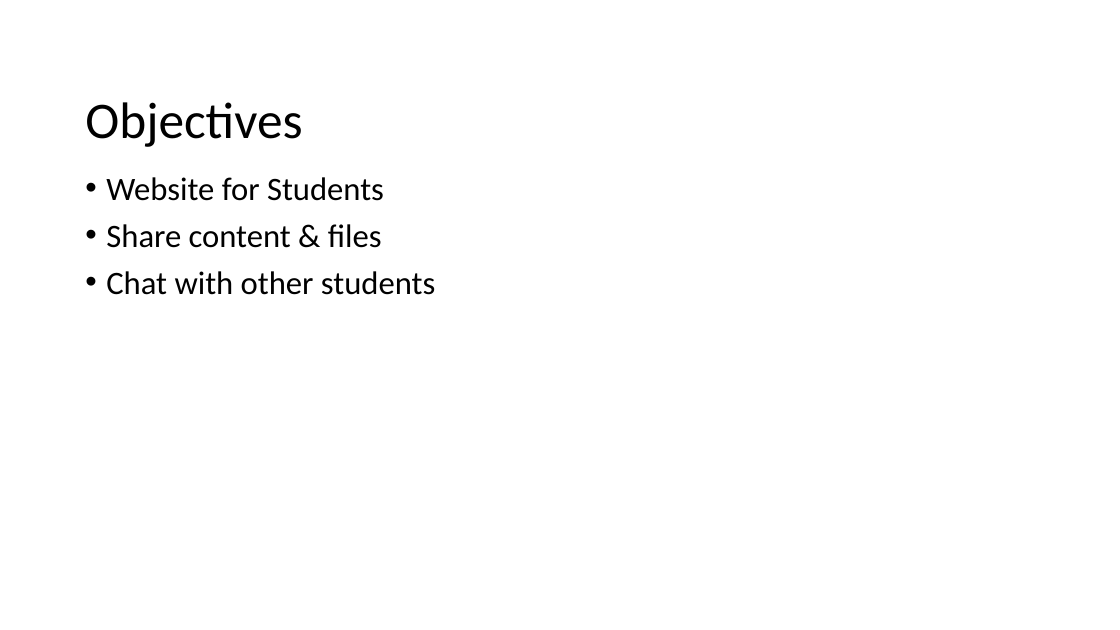
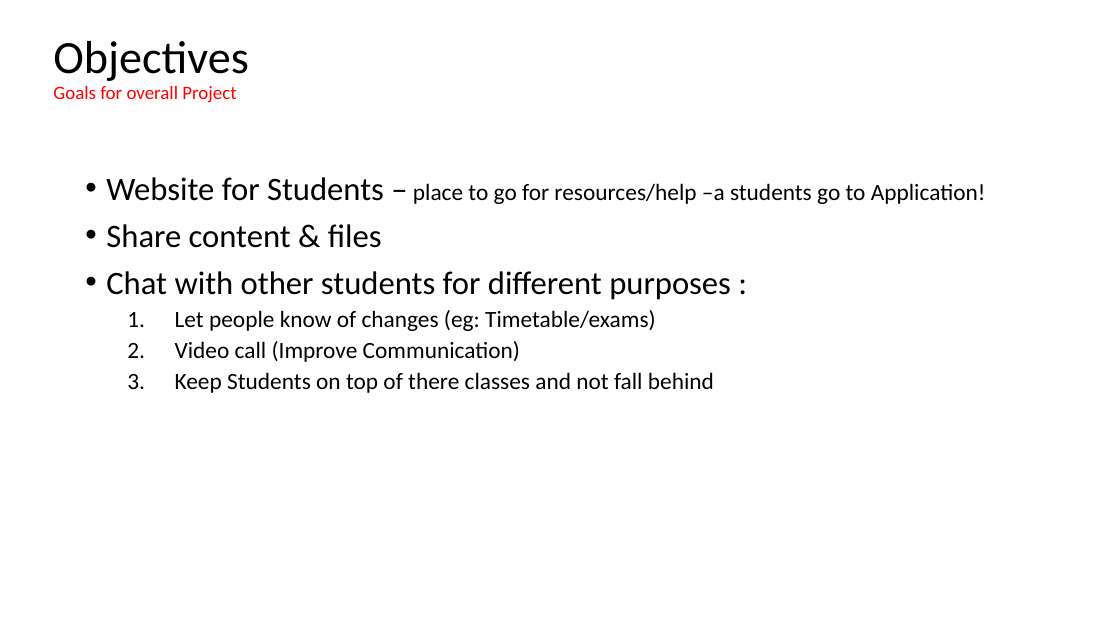
Before and after one commit to GallagherStephen/4thYearProject-Dissertation, a slide deck: slide 3 of Presentation/4th Year Presentation.pptx. Drawn at 1120x630 pixels with LibreOffice and Linux fonts; fonts in the diff are those of the drawing. Boxes give left, top, right and bottom in pixels: in the first picture for what was removed or moved away, otherwise in the second. Text is boxed around its words. In the diff, an @@ line names an element or a change of style, - is before the commit and + after.

Commit message:
added more to the presentation for my section and abit of general goals

```diff
--- a/Presentation/4th Year Presentation.pptx
+++ b/Presentation/4th Year Presentation.pptx
@@ title at <box>53,41,248,103</box>: text changed; size 44 to 16.2 pt; text colour #000000 to #FF0000 @@
-Objectives
+Objectives
+Goals for overall Project
@@ text at <box>106,177,986,204</box>: text changed; size 28 to 20 pt @@
-• Website for Students
+• Website for Students – place to go for resources/help –a students go to Application!
@@ text at <box>106,271,731,393</box>: text changed; size 28 to 20 pt @@
-• Chat with other students
+• Chat with other students for different purposes :
+  1. Let people know of changes (eg: Timetable/exams)
+  2. Video call (Improve Communication)
+  3. Keep Students on top of there classes and not fall behind
```
Also in this commit, not shown: 1 other slide changed, 5 slides added, 4 slides removed.
